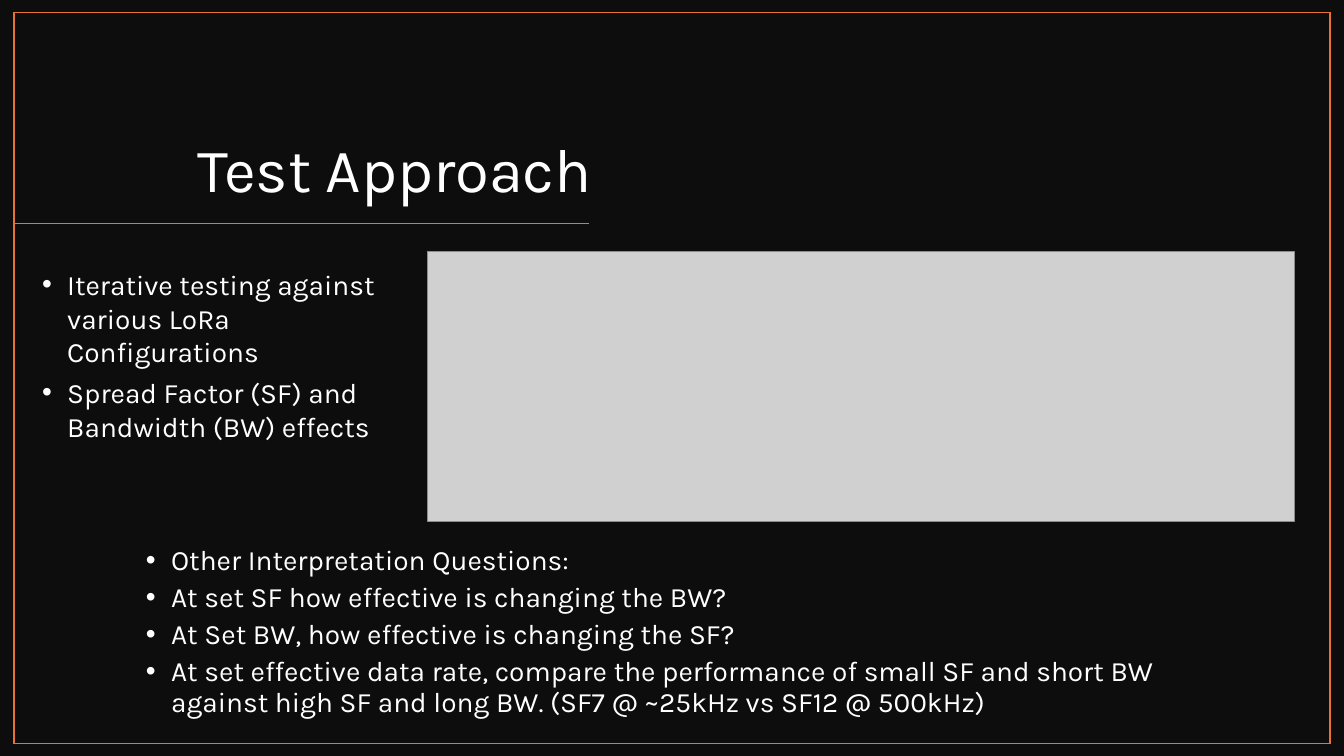
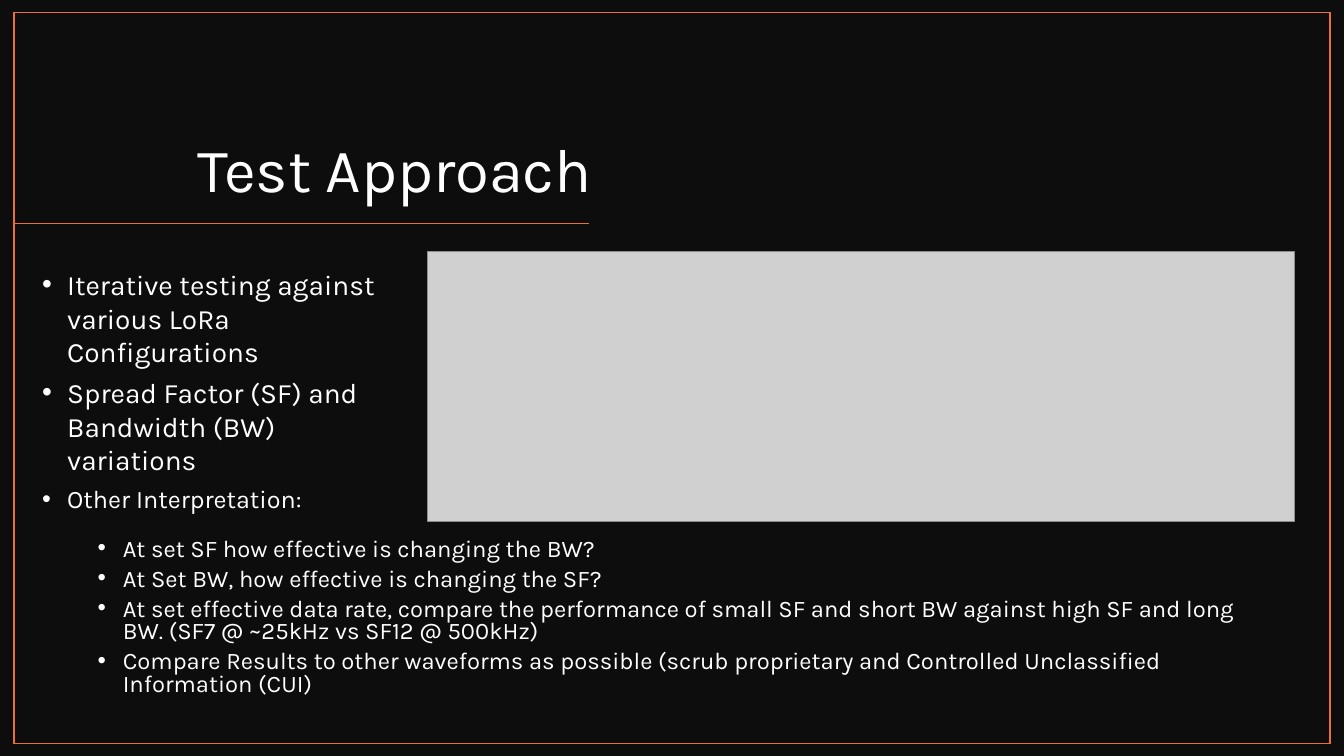
Before and after one commit to Brycycle/WES-CAPSTONE, a slide deck: slide 11 of Capstone Mid-Quarter Update_Bryce Rooney.pptx (slide 10 before the commit). Drawn at 1344x756 pixels with LibreOffice and Linux fonts; fonts in the diff are those of the drawing; grey boxes stand for pictures. Boxes give left, top, right and bottom in pixels: in the first picture for what was removed or moved away, otherwise in the second. Text is boxed around its words. In the diff, an @@ line names an element or a change of style, - is before the commit and + after.

```diff
--- a/Capstone Mid-Quarter Update_Bryce Rooney.pptx
+++ b/Capstone Mid-Quarter Update_Bryce Rooney.pptx
@@ text at <box>67,383,357,514</box>: text changed @@
-  • Spread Factor (SF) and Bandwidth (BW) effects
+  • Spread Factor (SF) and Bandwidth (BW) variations
+  • Other Interpretation:
@@ text "At set SF how effective ...": place and size @@
-text "At set SF how effective ..." at <box>171,551,1153,719</box>
+text "At set SF how effective ..." at <box>123,540,1234,695</box>
@@ text at <box>123,540,1234,642</box>: size 20 to 17 pt in "At set SF how effective is changing ...", "At Set BW, how effective is changing ...", "At set effective data rate, compare the ..."; line spacing 0.9 to 0.8 @@
@@ text at <box>171,551,569,577</box>: paragraph removed @@
-  • Other Interpretation Questions:
@@ text at <box>123,652,1160,695</box>: paragraph added @@
+  • Compare Results to other waveforms as possible (scrub proprietary and Controlled Unclassified Information (CUI)
```
Also in this commit, not shown: 5 other slides changed, 1 slide added.
